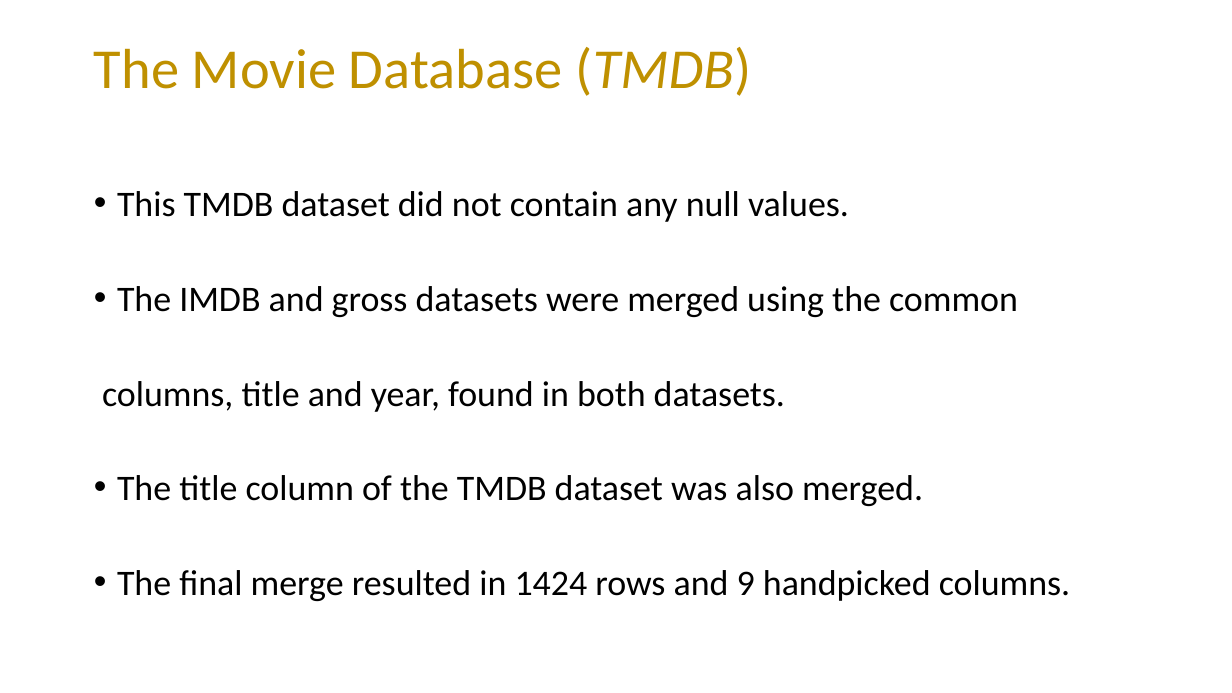
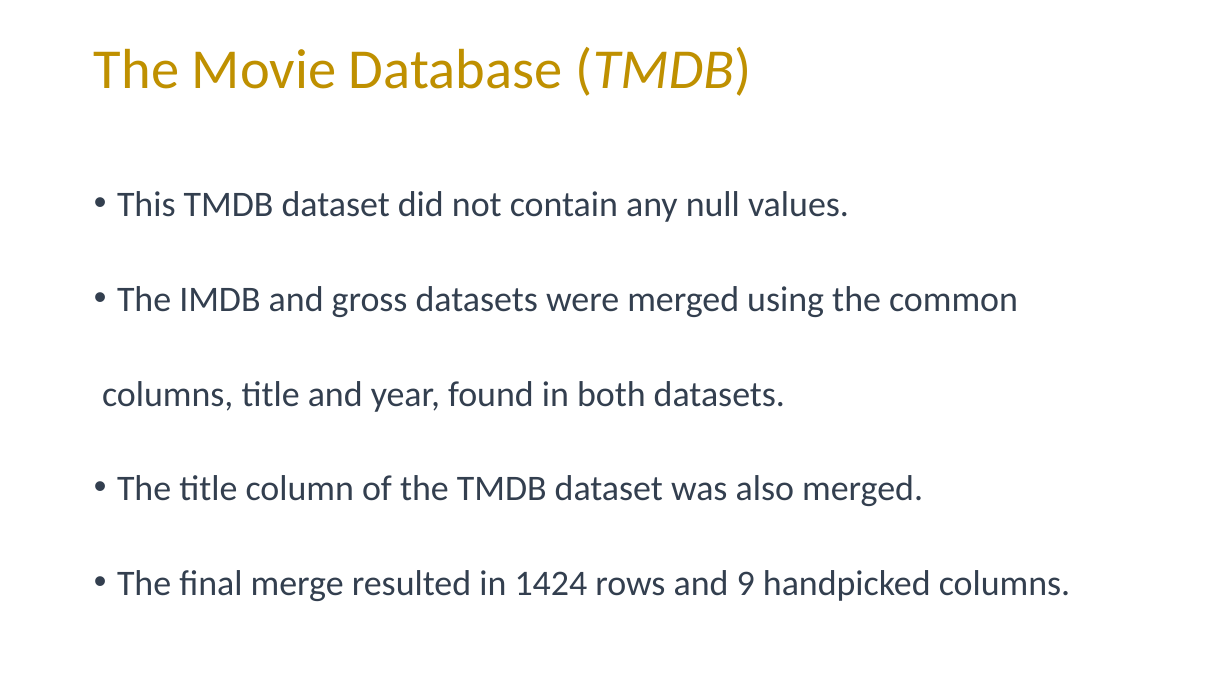
Before and after one commit to mading225/GROUP-6-PROJECT-, a slide deck: slide 16 of project.pptx. Drawn at 1232x693 pixels with LibreOffice and Linux fonts; fonts in the diff are those of the drawing. Boxes give left, top, right and bottom in pixels: in the first picture for what was removed or moved away, otherwise in the second. Text is boxed around its words. In the diff, an @@ line names an element or a change of style, - is before the commit and + after.

```diff
--- a/project.pptx
+++ b/project.pptx
@@ text "This TMDB dataset did not ..." at [102, 191, 1070, 601]: text colour #000000 to #333F50 @@
```
Also in this commit, not shown: 6 other slides changed, 11 slides added.
